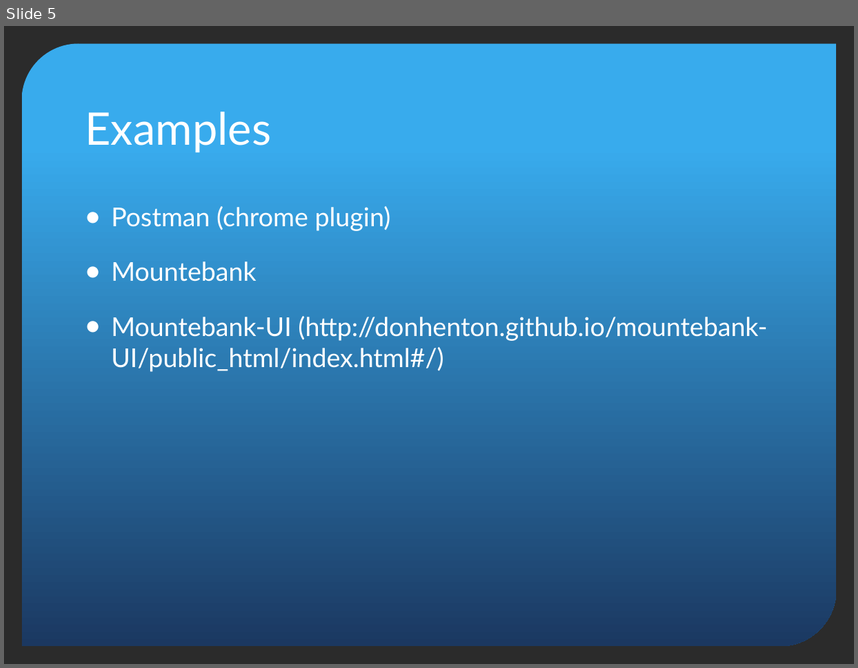
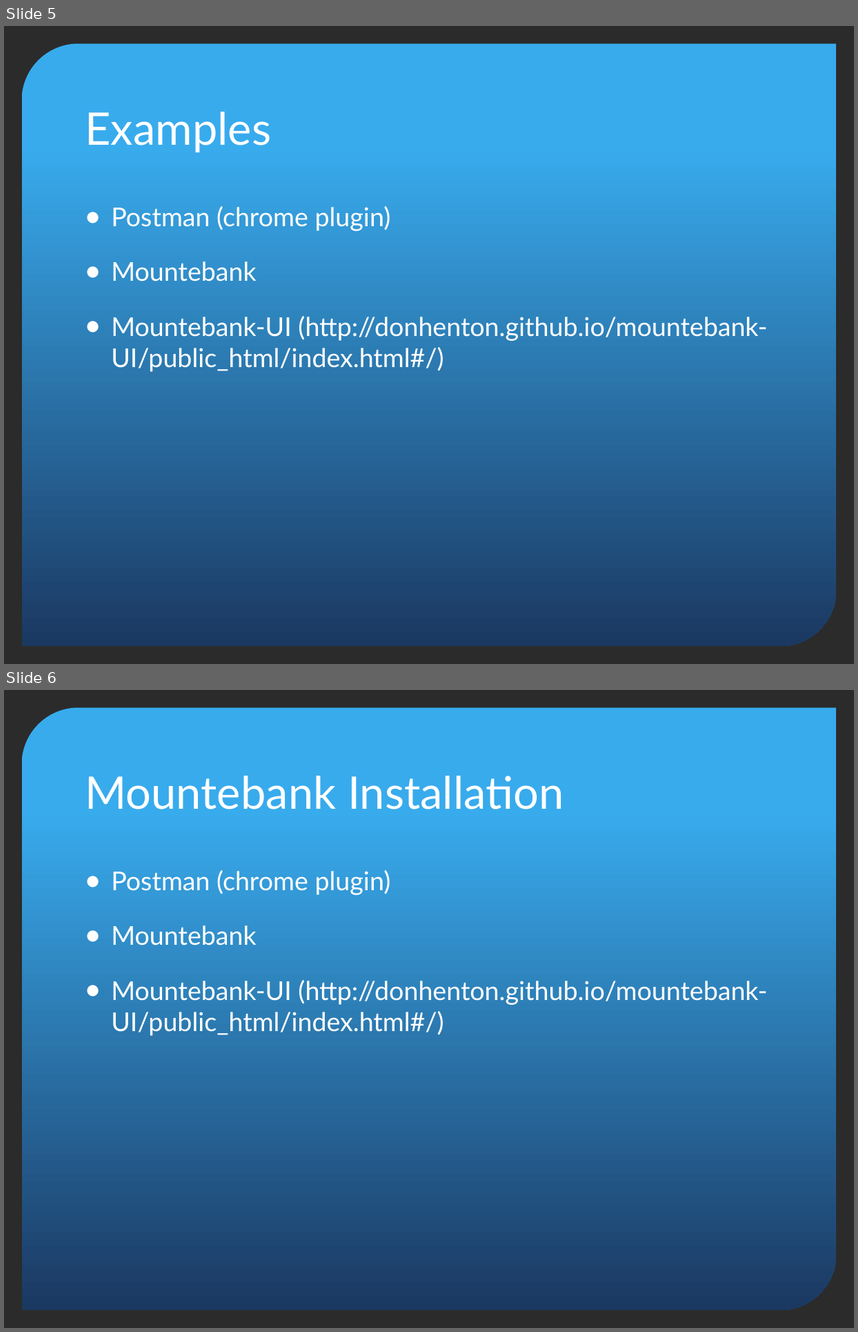
Before and after one commit to donhenton/mountebank-UI, a slide deck: docs/madjs/MADJS-Mountebank.pptx. Shown one above the other, each under a label of ours: slide 5 before the commit, slides 5 and 6 after it. The pictures are 858x668 and 858x1332 pixels, drawn with LibreOffice and Linux fonts; fonts in the diff are those of the drawing; background and template pictures are left out; a plain dark background stands for a picture behind light text. Boxes give left, top, right and bottom in pixels: in the first picture for what was removed or moved away, otherwise in the second. Text is boxed around its words. In the diff, an @@ line names an element or a change of style, - is before the commit and + after.

```diff
--- a/docs/madjs/MADJS-Mountebank.pptx
+++ b/docs/madjs/MADJS-Mountebank.pptx
@@ slide 6 added at (4,690,854,1328), background picture (left out); not listed: 1 template element that a slide beside it also shows @@
@@ title added at (85,776,564,809), 38 pt, text #FFFFFF @@
+Mountebank Installation
@@ text added at (111,870,767,1036), 22 pt, text #FFFFFF @@
+● Postman (chrome plugin)
+● Mountebank
+● Mountebank-UI (http://donhenton.github.io/mountebank-UI/public_html/index.html#/)
```
Also in this commit, not shown: 1 other slide added.
